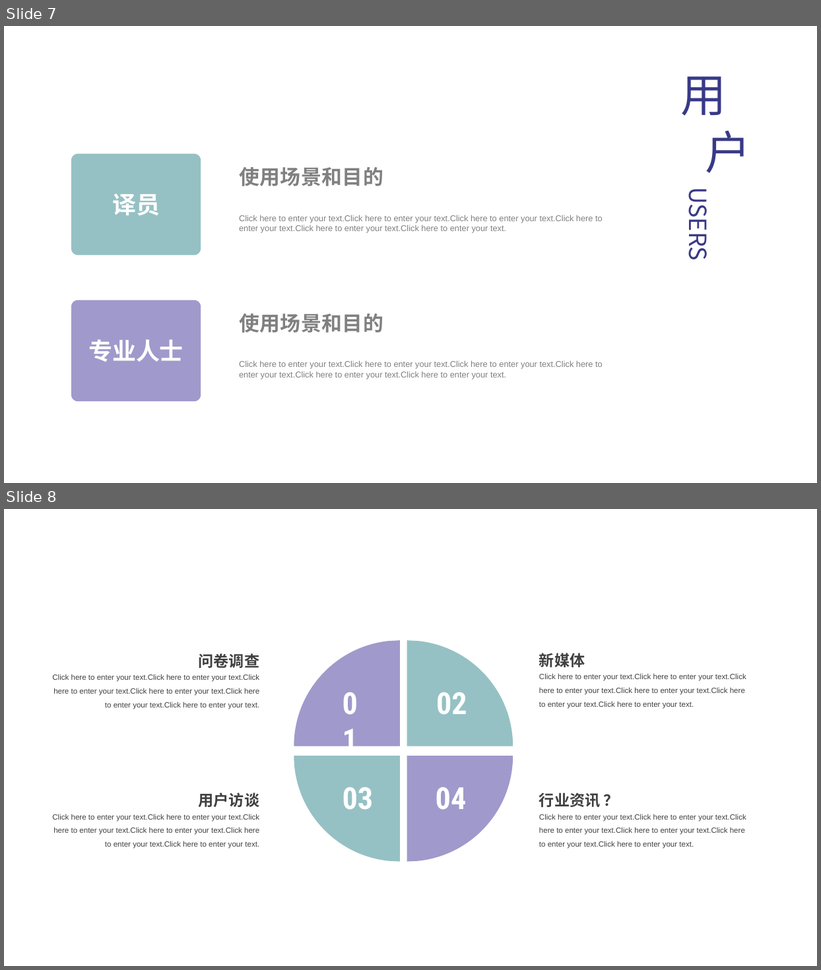
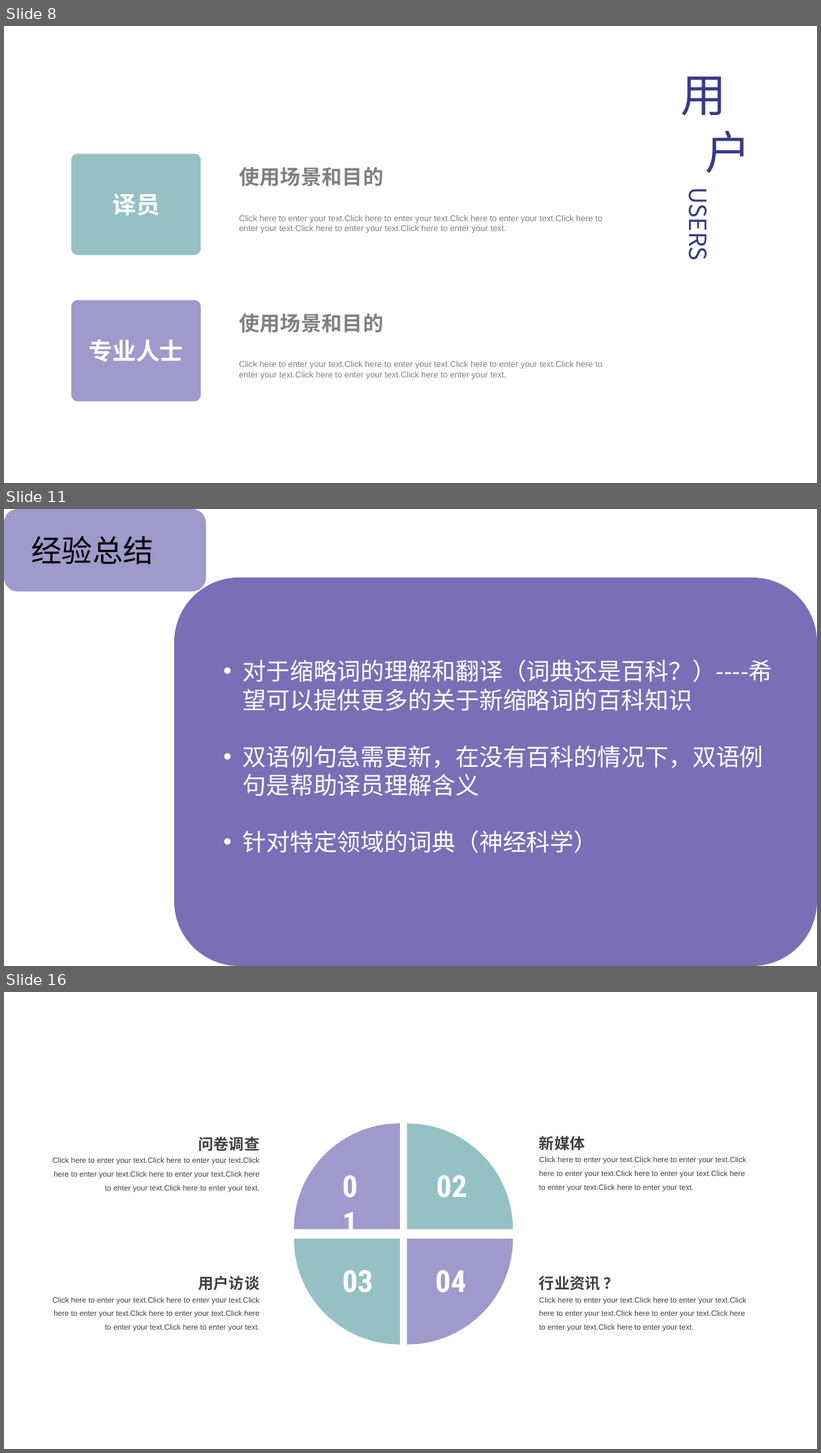
Before and after one commit to peijiawen98/TLK_1107, a slide deck: 电子词典需求分析.pptx. Shown one above the other, each under a label of ours: slides 7 and 8 before the commit, slides 8, 11 and 16 after it; the slides between them are not shown. The pictures are 821x970 and 821x1453 pixels, drawn with LibreOffice and Linux fonts; fonts in the diff are those of the drawing. Boxes give left, top, right and bottom in pixels: in the first picture for what was removed or moved away, otherwise in the second. Text is boxed around its words. In the diff, an @@ line names an element or a change of style, - is before the commit and + after.

```diff
--- a/电子词典需求分析.pptx
+++ b/电子词典需求分析.pptx
@@ slide 11 added at (4, 509, 817, 966), background #FFFFFF @@
@@ rounded rectangle added at (4, 509, 206, 591), fill #A099CB @@
@@ text added at (32, 536, 154, 564), 36 pt, text #000000 @@
+经验总结
@@ rounded rectangle added at (174, 578, 817, 966), fill #7A6EB6 @@
@@ text added at (242, 659, 772, 853), 28 pt, text #FFFFFF @@
+• 对于缩略词的理解和翻译（词典还是百科？）----希望可以提供更多的关于新缩略词的百科知识
+• 双语例句急需更新，在没有百科的情况下，双语例句是帮助译员理解含义
+• 针对特定领域的词典（神经科学）
@@ what was slide 7 is now slide 8 @@
@@ what was slide 8 is now slide 16 @@
```
Also in this commit, not shown: 7 other slides added, 1 other file.
